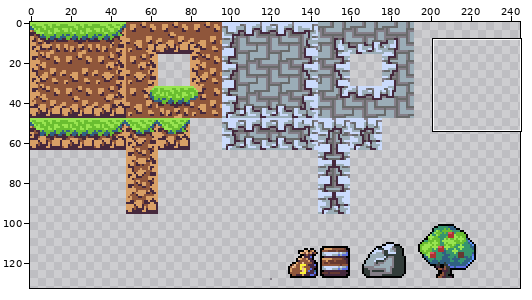
Sprite sheet: assets/tileset.png. Above, an overview of the earlier version with the close-up marked.
Close-up. Before:
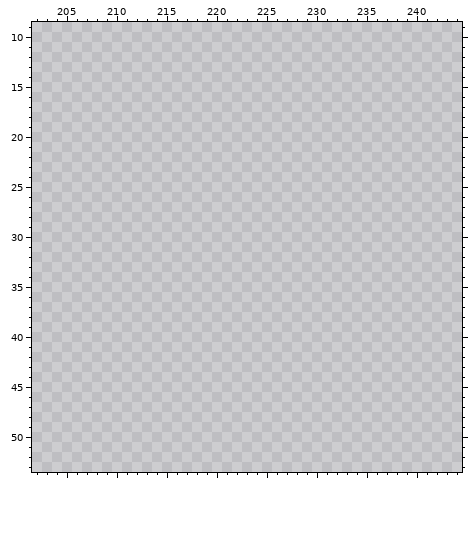
The file is 256x144 pixels. Shown: x 202..244, y 9..53. The wide view leaves out empty margins. The commit also changed other parts of the picture, which this record leaves out.
Now the later version:
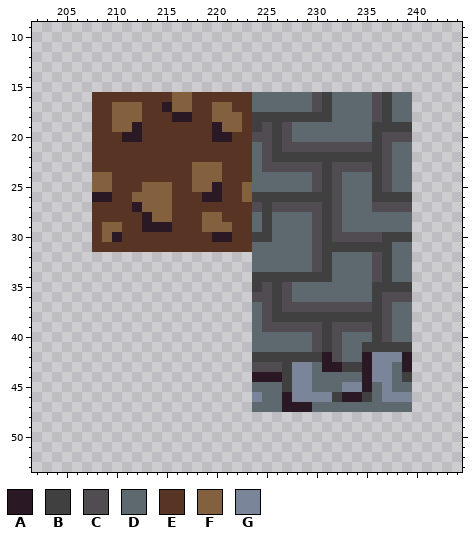
Palette (. is transparent): A #2a1824  B #404040  C #504c52  D #5e696f  E #573424  F #84613e  G #7b8599
Changes in this commit:
Changed rows in their new state; - is an unchanged pixel.
first column x 208:
16 EEEEEEEEFFEEEEEEDDDDDDCBDDDDCBDD
17 EEFFFEEAFFEEFFEEDDDDDDCBDDDDCBDD
18 EEFFFEEEAAEEFFFEBBBBBBBBDDDDCBDD
19 EEFFAEEEEEEEAFFEBCBCDDDDDDDDBBBB
20 EEEAAEEEEEEEAAEECCBCDDDDDDDDBCCC
21 EEEEEEEEEEEEEEEEDCBCCCCCCCCCBCDD
22 EEEEEEEEEEEEEEEEDCBBBBBBBBBBBCDD
23 EEEEEEEEEEFFFEEEDCCCCCCBCCCCBCDD
24 FFEEEEEEEEFFFEEEDDDDDDCBCDDDBCDD
25 FFEEEFFFEEFFAEEFDDDDDDCBCDDDBCDD
26 AAEEFFFFEEEAAEEFBBBBBBBBCDDDBBBB
27 EEEEAFFFEEEEEEEECBCCCCCBCDDDCCCC
28 EEEEEAFFEEEFFEEEDBDDDDCBCDDDDDDD
29 EFFEEAAAEEEFFFEEDBDDDDCBCDDDDDDD
30 EFAEEEEEEEEEAAEEBBDDDDCBCCCCCBBB
31 EEEEEEEEEEEEEEEEDDDDDDCBBBBBBBDD
32 ----------------DDDDDDCBDDDDCBDD
33 ----------------DDDDDDCBDDDDCBDD
34 ----------------BBBBBBBBDDDDCBDD
35 ----------------BCBCDDDDDDDDBBBB
36 ----------------CCBCDDDDDDDDBCCC
37 ----------------DCBCCCCCCCCCBCDD
38 ----------------DCBBBBBBBBBBBCDD
39 ----------------DCCCCCCBCCCCBCDD
40 ----------------DDDDDDCBCDDDBCDD
41 ----------------DDDDDDCBCDDBBBBB
42 ----------------BBBBBBBACDDAGGGA
43 ----------------CCCBGGDAABBAGGDA
44 ----------------AAABGGDDDDDAGGDB
45 ----------------DDDBGGDDDGGADGDD
46 ----------------GDDAGGGGBAABDGGG
47 ----------------DDDAAADDDDDDDDDD
